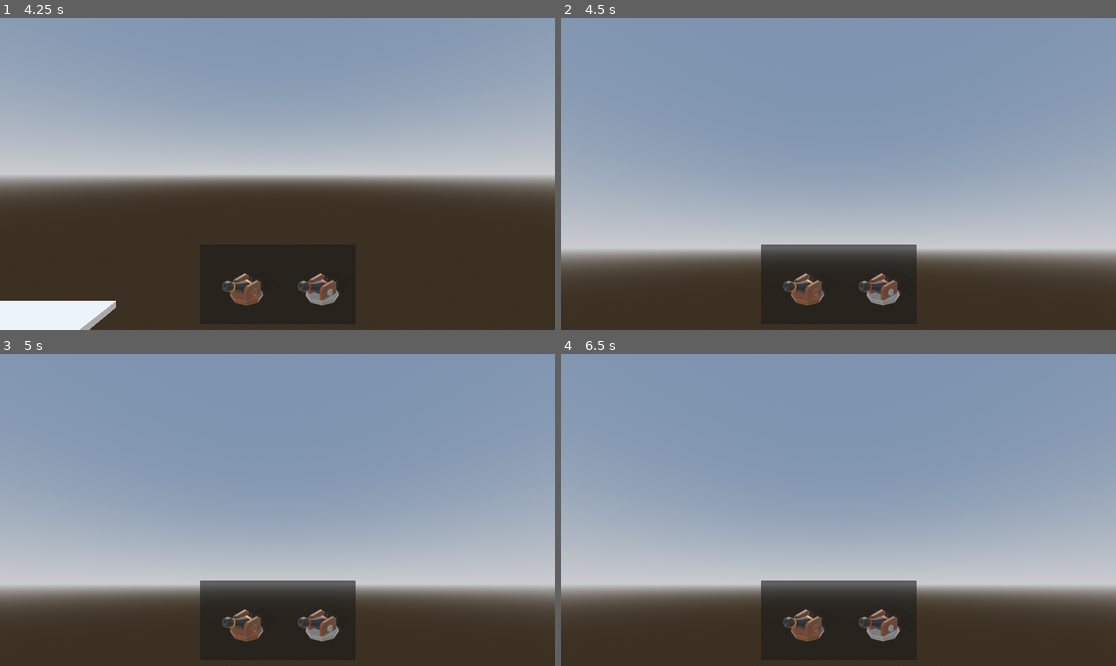
Above: before the commit, frames 1-4 (two rows, left to right).
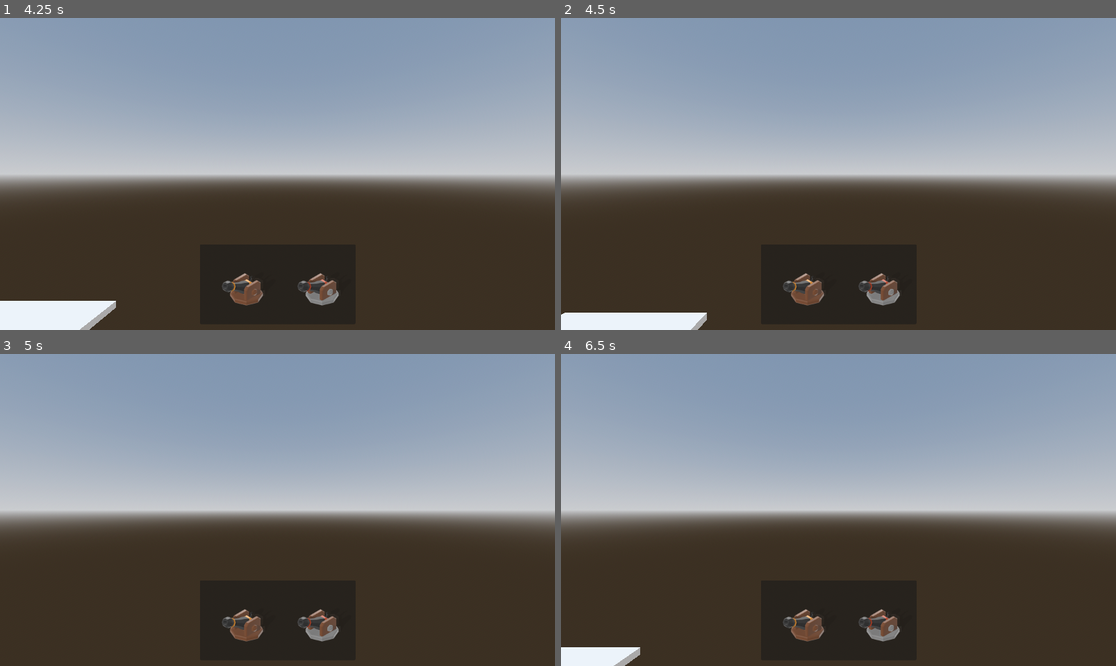
Above: after the commit, the same moments.

Repository: sharky-3/Tower-Defense-Game-Split
Game: Godot game, scene res://Scenes/main.tscn
Two runs of this game, one before a commit and one after it. Both use one fixed random seed, a clock stepped at 60 frames per second and the inputs below.
Inputs (mouse positions are in pixels of both pictures, inside the frame that each line leads up to):
- Up to frame 1 (4.25 s): tap Enter at 0.5 s; move the mouse to (399, 158) at 0.52 s; hold D (right) 0.53-1.28 s; tap Mouse wheel up (camera_zoom_in) at 0.6 s; click (399, 158) at 0.67 s; move the mouse to (166, 189) at 1.27 s; hold S (down) 1.28-2.03 s; tap Mouse wheel down (camera_zoom_out) at 1.35 s; click (166, 189) at 1.42 s; move the mouse to (333, 105) at 2.02 s; press the mouse at (333, 105) at 2.03 s; hold D (right) 2.03-2.78 s; move the mouse to (249, 236) at 2.77 s; release the mouse at (249, 236) at 2.78 s; hold W (up) 2.78-3.53 s; right-click (249, 236) at 2.85 s; click (249, 236) at 2.92 s; move the mouse to (444, 220) at 3.52 s; hold A (left) from 3.53 s (still down); hold Middle mouse button (rotate, bound only before the commit) from 3.53 s (still down); click (444, 220) at 3.67 s
- Up to frame 2 (4.5 s): move the mouse to (794, 170) at 4.27 s; release A (left) at 4.28 s; release Middle mouse button (rotate, bound only before the commit) at 4.28 s; hold W (up) from 4.28 s (still down); tap R (rotate_instance) at 4.35 s; click (794, 170) at 4.42 s
- Up to frame 3 (5 s): keep holding W (up)
- Up to frame 4 (6.5 s): tap Space at 5 s; move the mouse to (866, 510) at 5.02 s; release W (up) at 5.03 s; hold S (down) 5.03-5.78 s; tap Mouse wheel up (camera_zoom_in) at 5.1 s; click (866, 510) at 5.17 s; tap Enter at 5.75 s; move the mouse to (755, 432) at 5.77 s; hold D (right) from 5.78 s (still down); tap Mouse wheel down (camera_zoom_out) at 5.85 s; click (755, 432) at 5.92 s

Frame 1 is identical in both runs. In frame 2, 49% of the frame differs, in the area x 0-100%, y 28-100%; in frame 3, 47%; in frame 4, 48%.

Commit message:
keybind fix

Diff:
--- a/project.godot
+++ b/project.godot
@@ -63,7 +63,7 @@
 }
 rotate={
 "deadzone": 0.2,
-"events": [Object(InputEventMouseButton,"resource_local_to_s …(115 unchanged characters)… alse,"meta_pressed":false,"button_mask":4,"position":Vector2(65, 8),"global_position":Vector2(74, 56),"factor":1.0,"button_index":3,"canceled":false,"pressed":true,"double_click":false,"script":null)
+"events": [Object(InputEventMouseButton,"resource_local_to_s …(115 unchanged characters)… alse,"meta_pressed":false,"button_mask":2,"position":Vector2(225, 19),"global_position":Vector2(234, 67),"factor":1.0,"button_index":2,"canceled":false,"pressed":true,"double_click":false,"script":null)
 ]
 }
 left_click={
